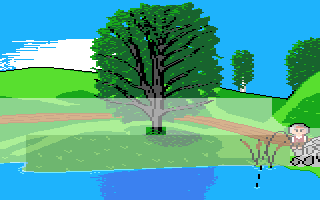
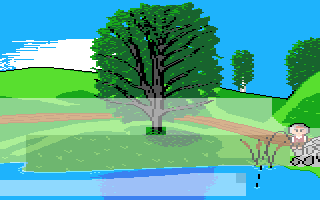
Revision of a layered 320 × 200 image; what changed, layer by layer:
painted on "mask" over (0, 173, 246, 196)
